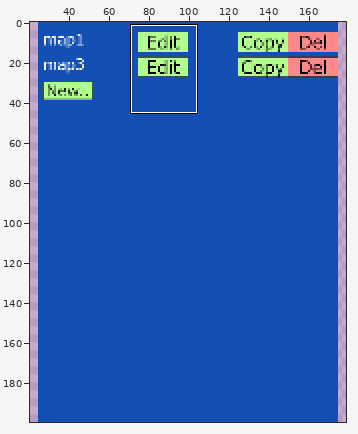
A sprite sheet gets an edit: www/Tools/MapEditor2/images/icon_thumbnail.png. Above, an overview of the earlier version with the close-up marked.
Close-up. Before the commit:
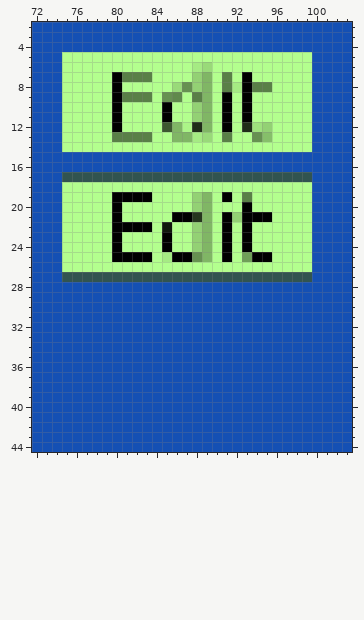
The file is 200x200 pixels. Colours within 5 levels of each other are drawn and written as one. Shown: x 72..103, y 2..44. The wide view leaves out empty margins. The commit also changed other parts of the picture, which this record leaves out.
Once edited:
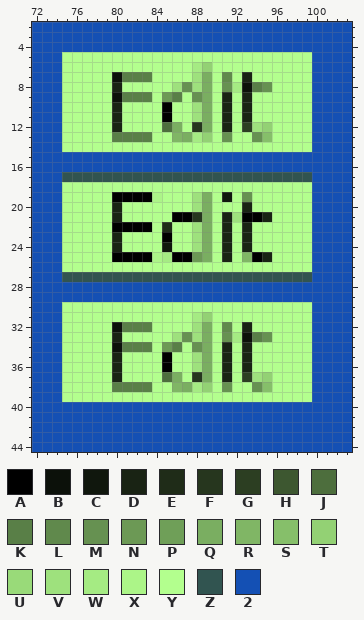
Palette (. is transparent): A #000000  B #0c110a  C #10170d  D #192314  E #1f2c18  F #26361e  G #2c3e22  H #3d5730  J #4d6e3d  K #597f47  L #60894c  M #669151  N #6c9955  P #6f9f58  Q #7aae61  R #80b665  S #86bf6a  T #93d174  U #99da79  V #9ee17d  W #a5eb83  X #acf588  Y #b3ff8e  Z #315450  2 #1450b4
Edits made:
@@ x 78..97 @@
  5 YYYYYYYYYYYYYYYYYYYY
- 6 YYYYYYYYYYWUYYYYYYYY
- 7 YYAKKKYYYYTRYKYAYYYY
- 8 YYAYYYYYUMTRYKWAKKYY
- 9 YYAKKKYMLYKRYAYAYYYY
-10 YYAYYYYAYYTRYAYAYYYY
-11 YYAYYYYAYYTRYAYAYYYY
-12 YYAYYYYHRXERYAYEVTYY
-13 YYKKKKYYRRWUYKYYMSYY
+ 6 YYYYYYYYYYWTYYYYYYYY
+ 7 YYBKKKYYYYVQYLYDYYYY
+ 8 YYDYYYYYVMVQYMWBKMYY
+ 9 YYBKKKYNKYMQYDYDYYYY
+10 YYDYYYYAYYVQYDYDYYYY
+11 YYDYYYYAYYVQYDYDYYYY
+12 YYDYYYYJQYFQYDYGVTYY
+13 YYKKKKYYRQWTYMYYMSYY
 14 YYYYYYYYYYYYYYYYYYYY
@@ x 78..97 @@
 18 YYYYYYYYYYYYYYYYYYYY
-19 YYAAAAYYYYTRYAYKYYYY
-20 YYAYYYYYYYTRYYYAYYYY
-21 YYAYYYYYAAFRYATAAAYY
-22 YYAAAAYCYYTRYAYAYYYY
-23 YYAYYYYAYYTRYAYAYYYY
-24 YYAYYYYAYYTRYAYAYYYY
-25 YYAAAAYWAAMRYAYPAAYY
+19 YYAAAAXYYYVQYCYMYYYY
+20 YYDYYYYYYYVQYYYDYYYY
+21 YYDYYYYYAAFQYDVAADYY
+22 YYAAAAYEYYVQYDYDYYYY
+23 YYDYYYYAYYVQYDYDYYYY
+24 YYDYYYYCYYVQYDYDYYYY
+25 YYAAAAXWAANQYDYRADYY
 26 YYYYYYYYYYYYYYYYYYYY
@@ x 72..103 @@
 29 22222222222222222222222222222222
-30 22222222222222222222222222222222
-31 22222222222222222222222222222222
-32 22222222222222222222222222222222
-33 22222222222222222222222222222222
-34 22222222222222222222222222222222
-35 22222222222222222222222222222222
-36 22222222222222222222222222222222
-37 22222222222222222222222222222222
-38 22222222222222222222222222222222
-39 22222222222222222222222222222222
+30 222YYYYYYYYYYYYYYYYYYYYYYYYY2222
+31 222YYYYYYYYYYYYYWTYYYYYYYYYY2222
+32 222YYYYYBKKKYYYYVQYLYDYYYYYY2222
+33 222YYYYYDYYYYYVMVQYMWBKMYYYY2222
+34 222YYYYYBKKKYNKYMQYDYDYYYYYY2222
+35 222YYYYYDYYYYAYYVQYDYDYYYYYY2222
+36 222YYYYYDYYYYAYYVQYDYDYYYYYY2222
+37 222YYYYYDYYYYJQYFQYDYGVTYYYY2222
+38 222YYYYYKKKKYYRQWTYMYYMSYYYY2222
+39 222YYYYYYYYYYYYYYYYYYYYYYYYY2222
 40 22222222222222222222222222222222
Where, in picture pixels (left, top, right, bottom), the same in both close-ups:
changed: (162, 62, 272, 142)
changed: (112, 72, 122, 132)
changed: (152, 192, 272, 262)
changed: (112, 202, 122, 252)
changed: (62, 302, 312, 402)
